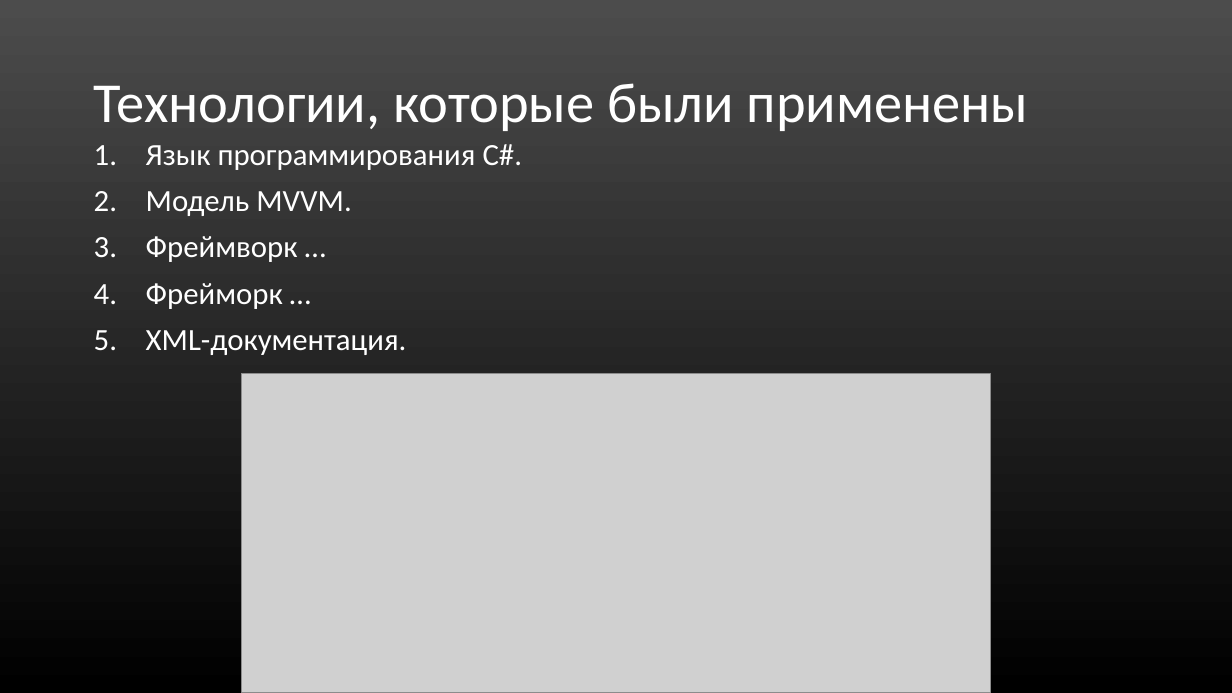
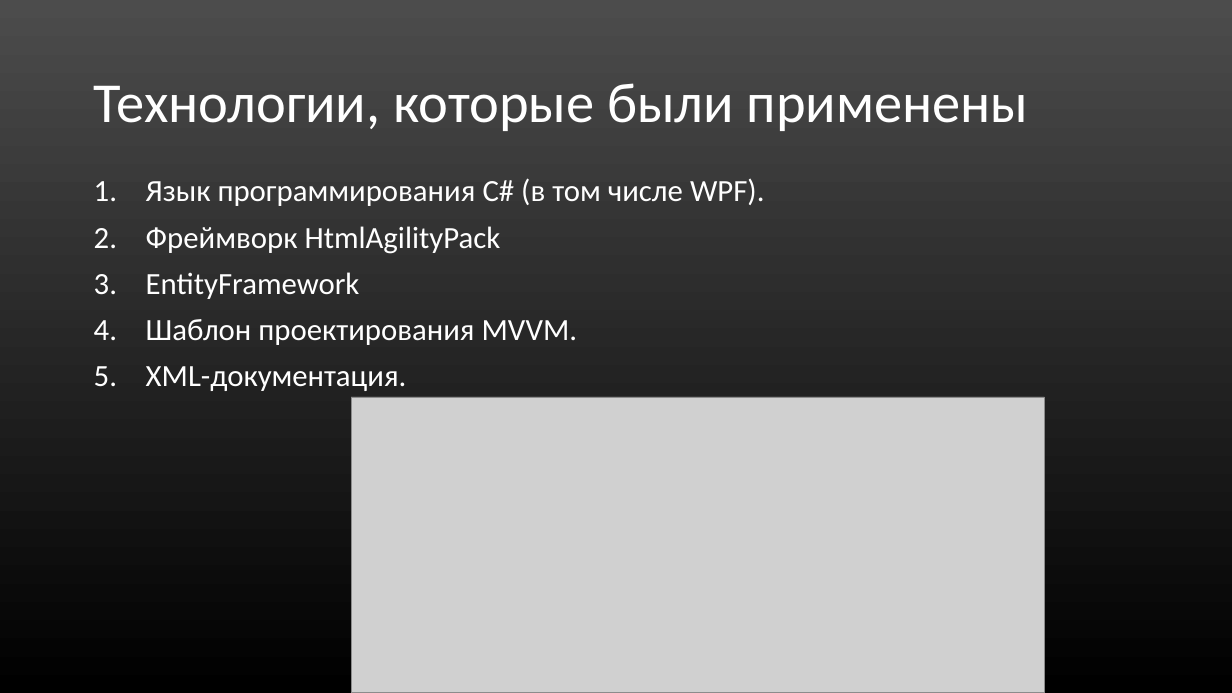
Before and after one commit to Mr-Dm1try/SteamCardsFarmer, a slide deck: slide 11 of Презентация_Помойки.ppt (slide 12 before the commit). Drawn at 1232x693 pixels with LibreOffice and Linux fonts; fonts in the diff are those of the drawing; grey boxes stand for pictures. Boxes give left, top, right and bottom in pixels: in the first picture for what was removed or moved away, otherwise in the second. Text is boxed around its words. In the diff, an @@ line names an element or a change of style, - is before the commit and + after.

```diff
--- a/Презентация_Помойки.ppt
+++ b/Презентация_Помойки.ppt
@@ text "Язык программирования C# (в том ...": place and size @@
-text "Язык программирования C# (в том ..." at (146,144,523,355)
+text "Язык программирования C# (в том ..." at (146,178,765,391)
@@ text at (146,178,765,345): text changed @@
-1. Язык программирования C#.
-2. Модель MVVM.
-3. Фреймворк …
-4. Фрейморк …
+1. Язык программирования C# (в том числе WPF).
+2. Фреймворк HtmlAgilityPack
+3. EntityFramework
+4. Шаблон проектирования MVVM.
@@ picture: place and size @@
-picture at (241,373,989,693)
+picture at (351,397,1044,693)
```
Also in this commit, not shown: 7 other slides changed, 2 slides added, 3 slides removed.
